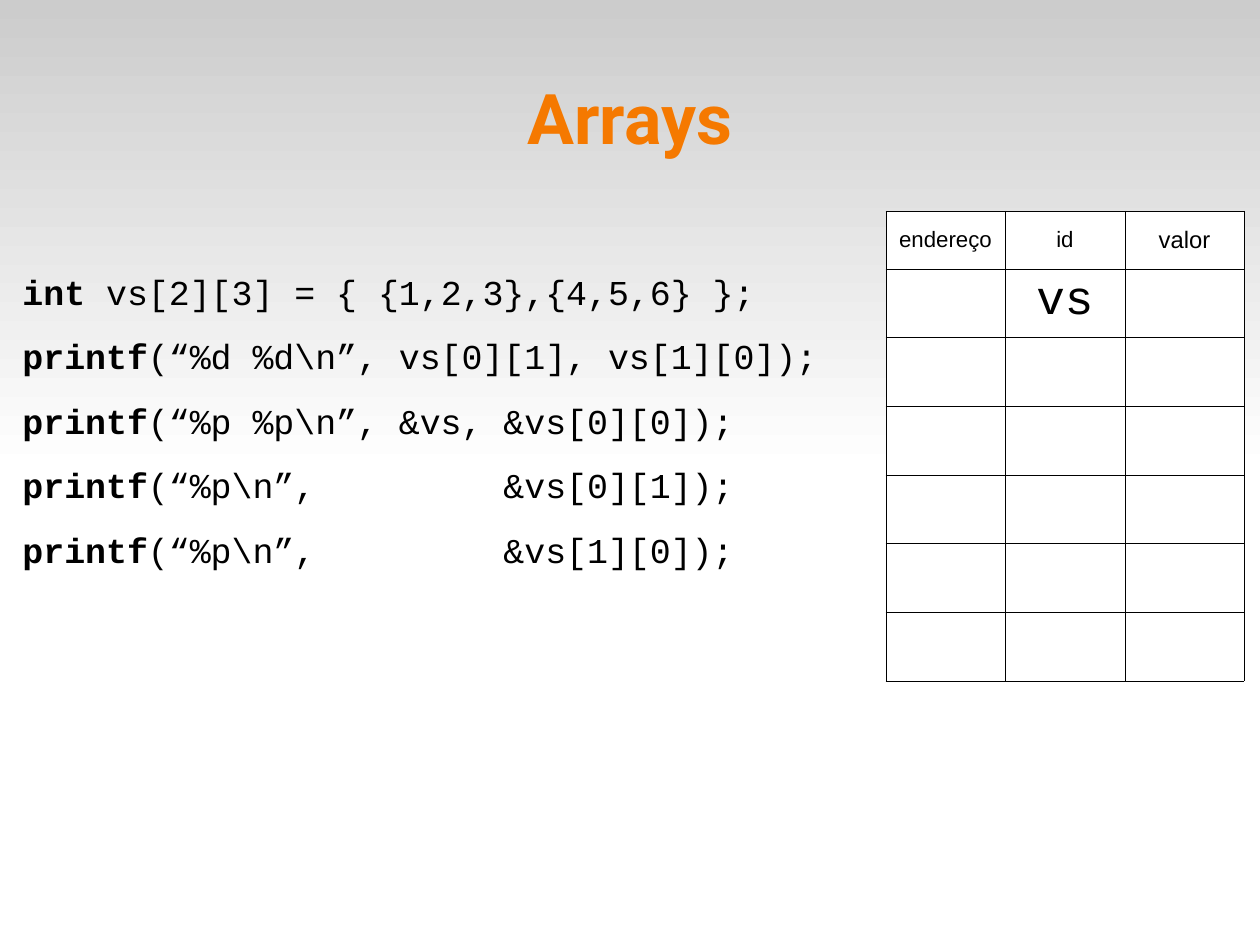
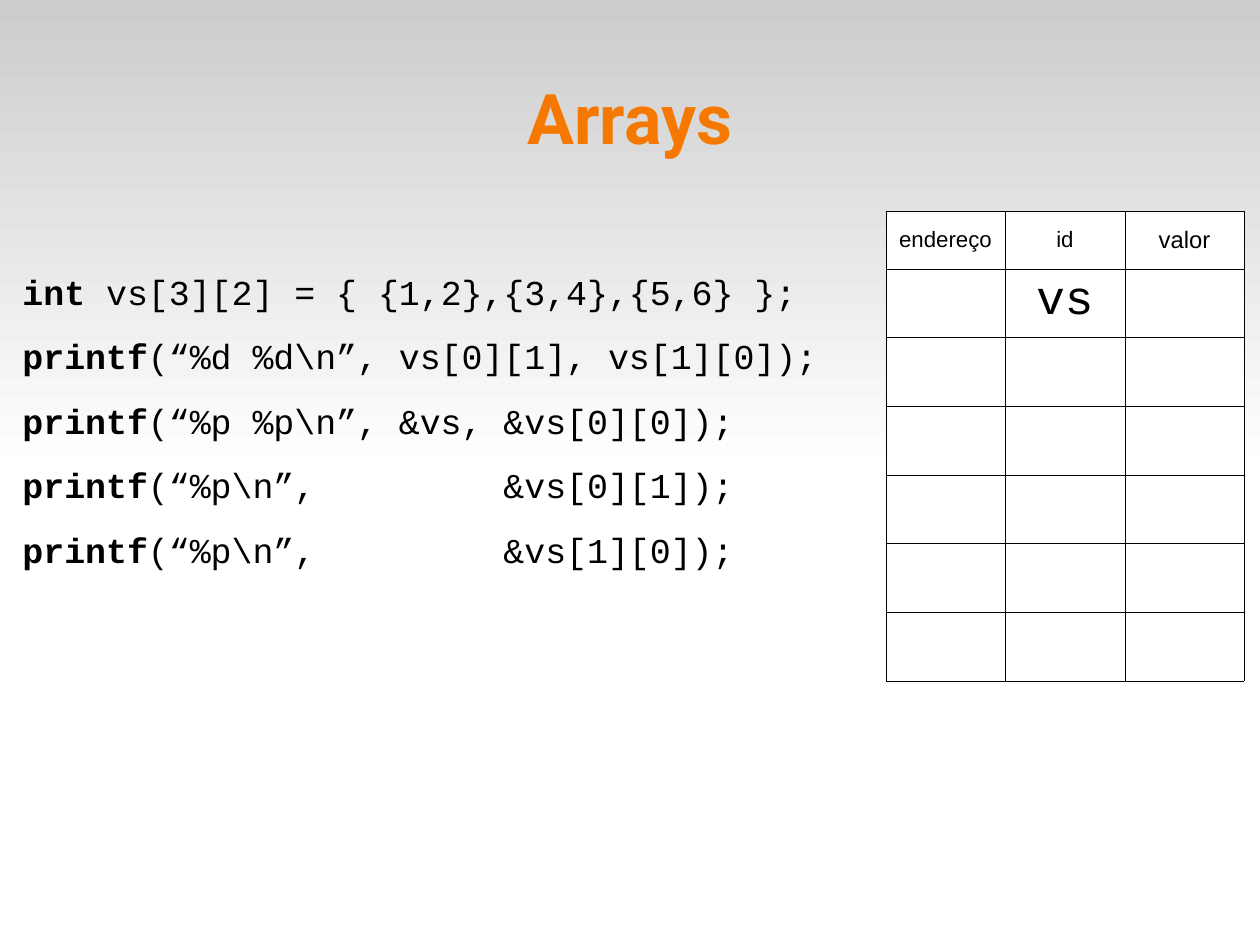
Before and after one commit to fsantanna-uerj/LP1, a slide deck: slide 6 of Slides/lp1-06-vetores.odp. Drawn at 1260x945 pixels with LibreOffice and Linux fonts; fonts in the diff are those of the drawing. Boxes give left, top, right and bottom in pixels: in the first picture for what was removed or moved away, otherwise in the second. Text is boxed around its words. In the diff, an @@ line names an element or a change of style, - is before the commit and + after.

```diff
--- a/Slides/lp1-06-vetores.odp
+++ b/Slides/lp1-06-vetores.odp
@@ text at bbox=[22, 281, 734, 313]: text changed @@
-int vs[2][3] = { {1,2,3},{4,5,6} };
+int vs[3][2] = { {1,2},{3,4},{5,6} };
```
Also in this commit, not shown: 2 other slides changed, 4 other files.
